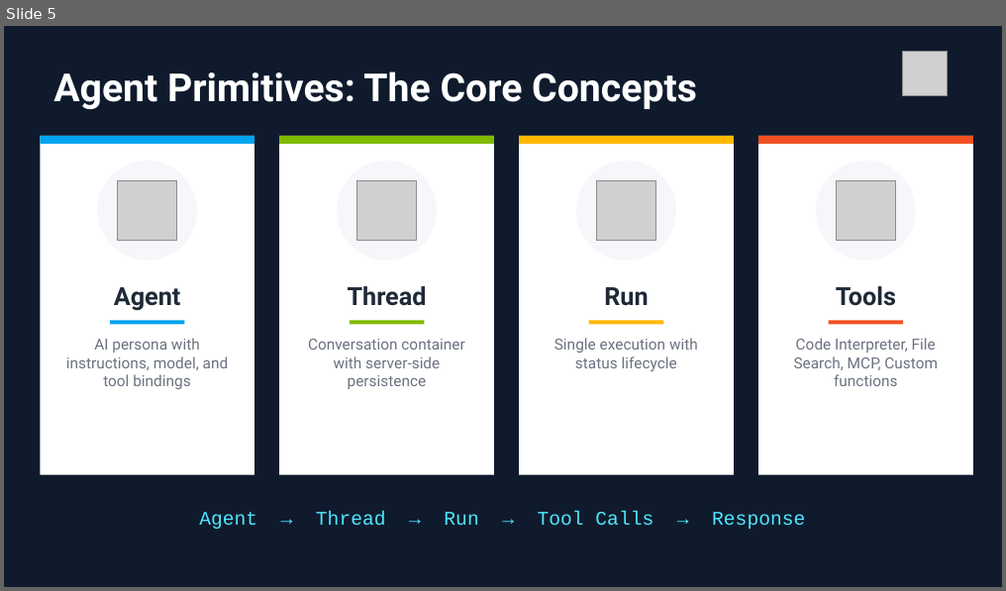
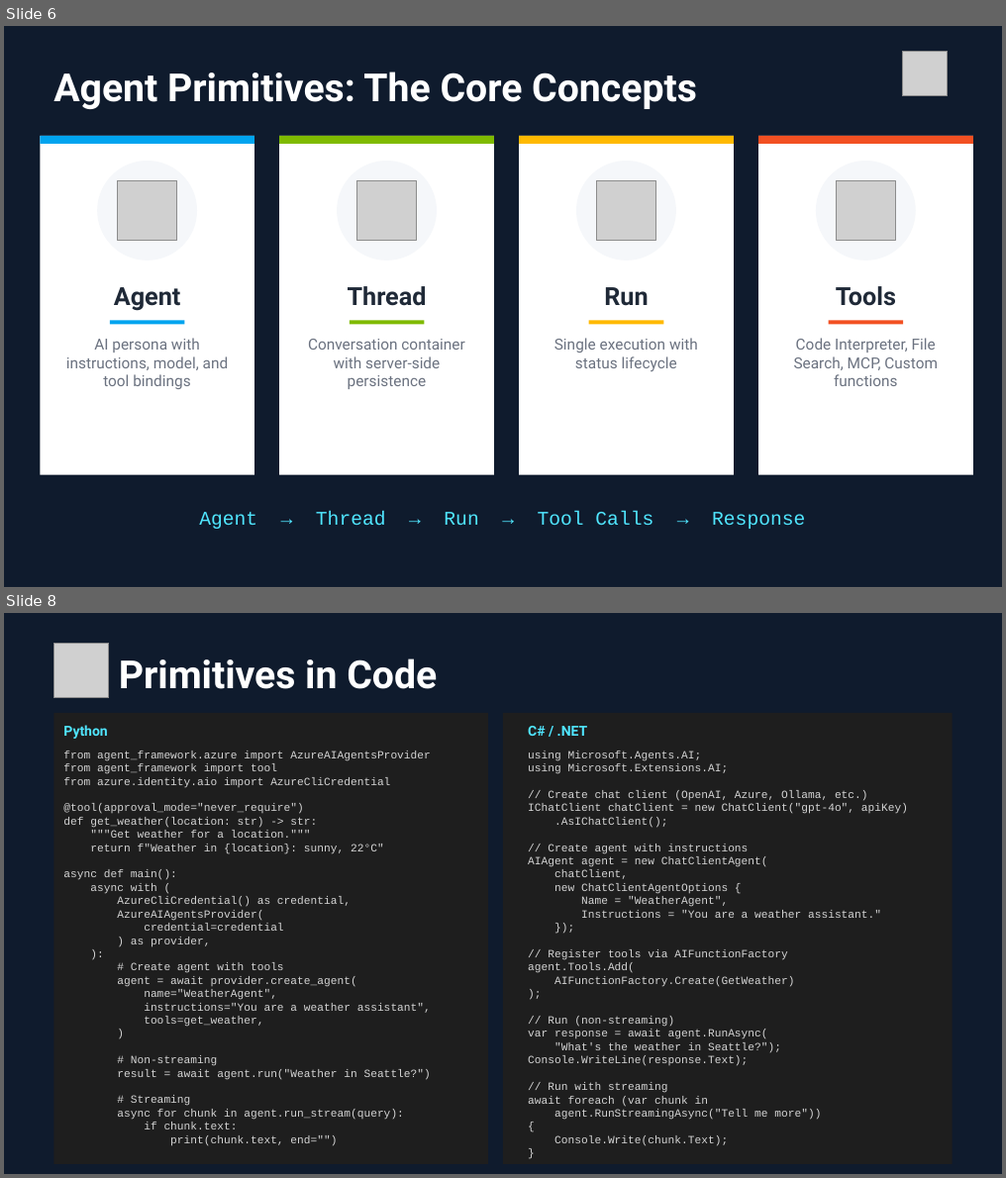
Before and after one commit to JinLee794/AgentFrameworkLabs, a slide deck: agent-framework-workshop.pptx. Shown one above the other, each under a label of ours: slide 5 before the commit, slides 6 and 8 after it; the slides between them are not shown. The pictures are 1006x591 and 1006x1178 pixels, drawn with LibreOffice and Linux fonts; fonts in the diff are those of the drawing; grey boxes stand for pictures. Boxes give left, top, right and bottom in pixels: in the first picture for what was removed or moved away, otherwise in the second. Text is boxed around its words. In the diff, an @@ line names an element or a change of style, - is before the commit and + after.

Commit message:
Add README and enhance agent framework with new features
- Created README.md for project overview and lab instructions.
- Updated agui_server.py to improve environment variable handling and agent registration.
- Added new _agui_server.py and _main.py files for enhanced server functionality.
- Introduced agui_client.py for AG-UI client with tool event handling.
- Enhanced lab1-agent-basics.ipynb with execution outputs and examples.
- Implemented middleware for logging and security in agent execution.
- Added support for thread serialization and memory persistence in agent conversations.

```diff
--- a/agent-framework-workshop.pptx
+++ b/agent-framework-workshop.pptx
@@ slide 8 added at (4,613,1002,1174), background #0F1B2D @@
@@ picture added at (54,643,109,698) @@
@@ text added at (119,659,437,689), 28 pt, text #FFFFFF, bold @@
+Primitives in Code
@@ rectangle added at (54,713,488,1164), fill #1E1E1E @@
@@ text added at (63,725,107,739), 10 pt, text #50E6FF, bold @@
+Python
@@ rectangle added at (503,713,952,1164), fill #1E1E1E @@
@@ text added at (528,726,588,736), 10 pt, text #50E6FF, bold @@
+C# / .NET
@@ text added at (63,751,431,1147), 8 pt, text #D4D4D4 @@
+from agent_framework.azure import AzureAIAgentsProvider
+from agent_framework import tool
+from azure.identity.aio import AzureCliCredential
+@tool(approval_mode="never_require")
+def get_weather(location: str) -> str:
+"""Get weather for a location."""
+return f"Weather in {location}: sunny, 22°C"
+async def main():
+async with (
+AzureCliCredential() as credential,
+AzureAIAgentsProvider(
+credential=credential
+) as provider,
+):
+# Create agent with tools
+agent = await provider.create_agent(
+name="WeatherAgent",
+instructions="You are a weather assistant",
+tools=get_weather,
+)
+# Non-streaming
+result = await agent.run("Weather in Seattle?")
+# Streaming
+async for chunk in agent.run_stream(query):
+if chunk.text:
+print(chunk.text, end="")
@@ text added at (528,751,908,1147), 8 pt, text #D4D4D4 @@
+using Microsoft.Agents.AI;
+using Microsoft.Extensions.AI;
+// Create chat client (OpenAI, Azure, Ollama, etc.)
+IChatClient chatClient = new ChatClient("gpt-4o", apiKey)
+.AsIChatClient();
+// Create agent with instructions
+AIAgent agent = new ChatClientAgent(
+chatClient,
+new ChatClientAgentOptions {
+Name = "WeatherAgent",
+Instructions = "You are a weather assistant."
+});
+// Register tools via AIFunctionFactory
+agent.Tools.Add(
+AIFunctionFactory.Create(GetWeather)
+);
+// Run (non-streaming)
+var response = await agent.RunAsync(
+"What's the weather in Seattle?");
+Console.WriteLine(response.Text);
+// Run with streaming
+await foreach (var chunk in
+agent.RunStreamingAsync("Tell me more"))
+{
+Console.Write(chunk.Text);
+}
@@ what was slide 5 is now slide 6 @@
```
Also in this commit, not shown: 4 slides changed, 2 other slides added, 6 other files.
